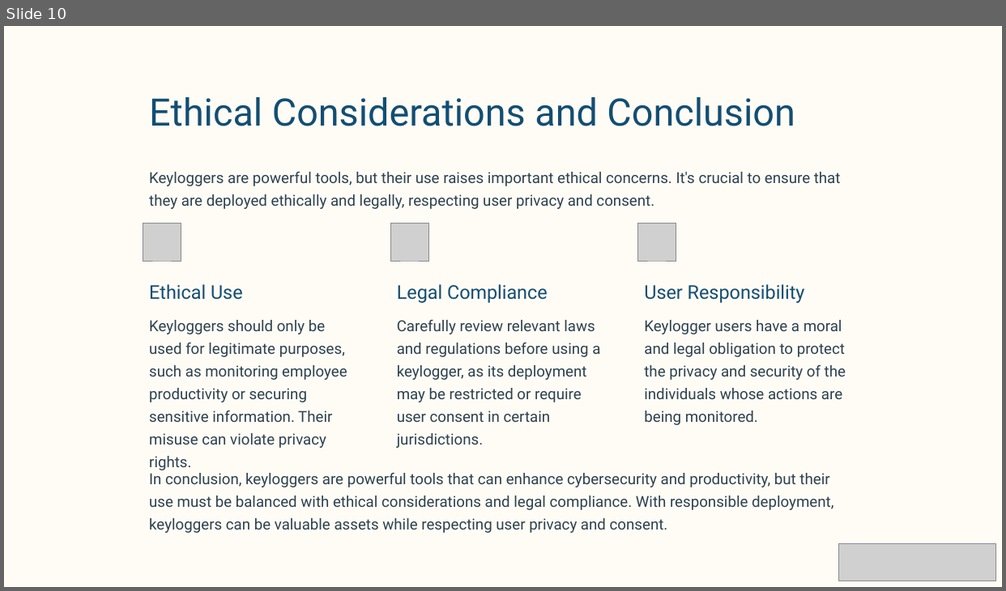
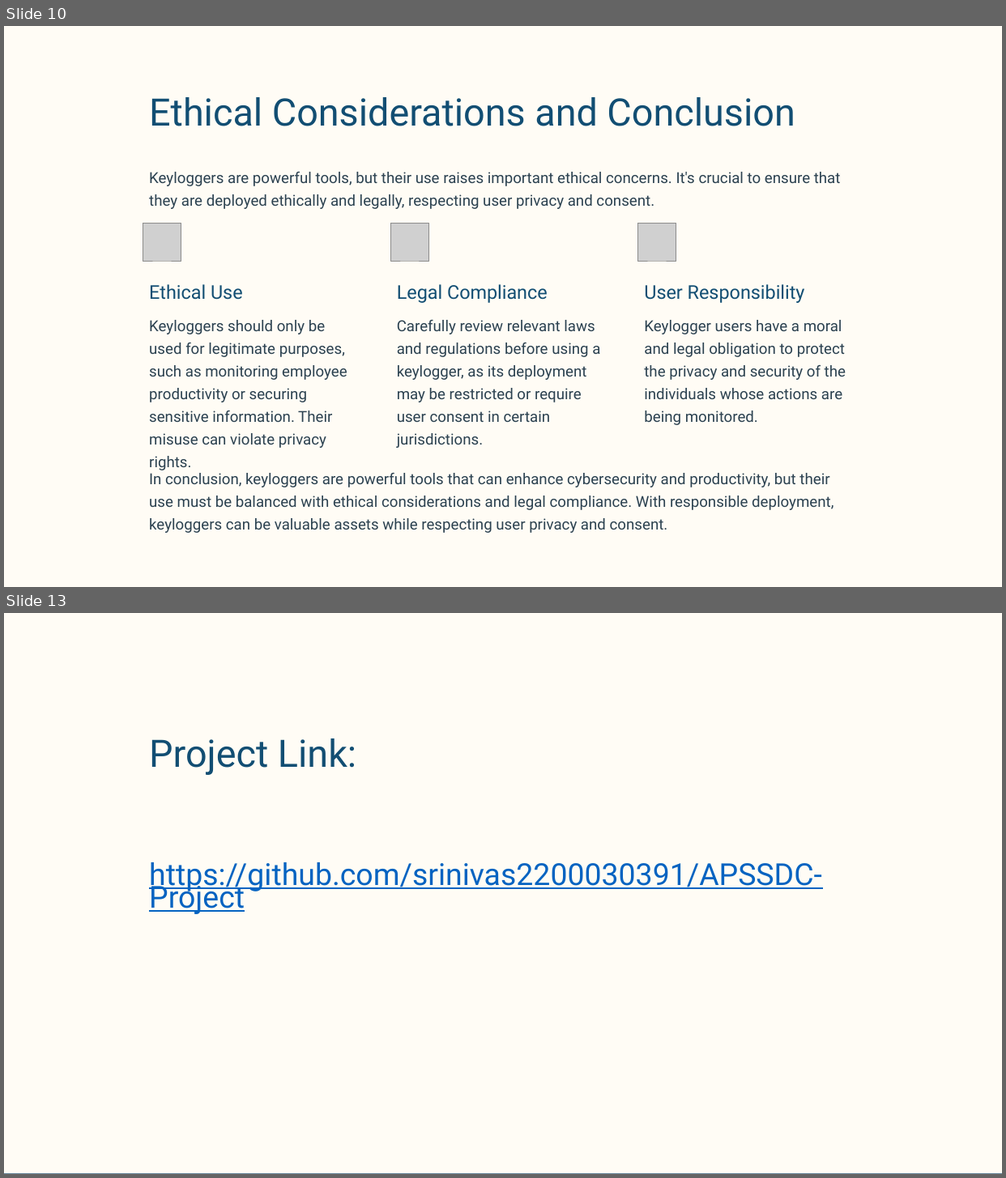
Before and after one commit to srinivas2200030391/APSSDC-Project, a slide deck: Srinivas Project.pptx. Shown one above the other, each under a label of ours: slide 10 before the commit, slides 10 and 13 after it; the slides between them are not shown. The pictures are 1006x591 and 1006x1178 pixels, drawn with LibreOffice and Linux fonts; fonts in the diff are those of the drawing; grey boxes stand for pictures. Boxes give left, top, right and bottom in pixels: in the first picture for what was removed or moved away, otherwise in the second. Text is boxed around its words. In the diff, an @@ line names an element or a change of style, - is before the commit and + after.

```diff
--- a/Srinivas Project.pptx
+++ b/Srinivas Project.pptx
@@ slide 13 added at [4,613,1002,1174], background #FFFFFF @@
@@ rectangle added at [4,613,1002,1174], fill #50738C @@
@@ rectangle added at [4,613,1002,1174], fill #FFFCF5 @@
@@ text added at [149,739,356,775], 43.7 pt, text #124E73 @@
+Project Link:
@@ text added at [149,862,822,914], 35 pt, text #0563C1, underline @@
+https://github.com/srinivas2200030391/APSSDC-Project
@@ slide 10 changed as well @@
@@ picture removed at [839,544,995,581] @@
```
Also in this commit, not shown: 9 other slides changed, 2 other slides added, 1 other file.
